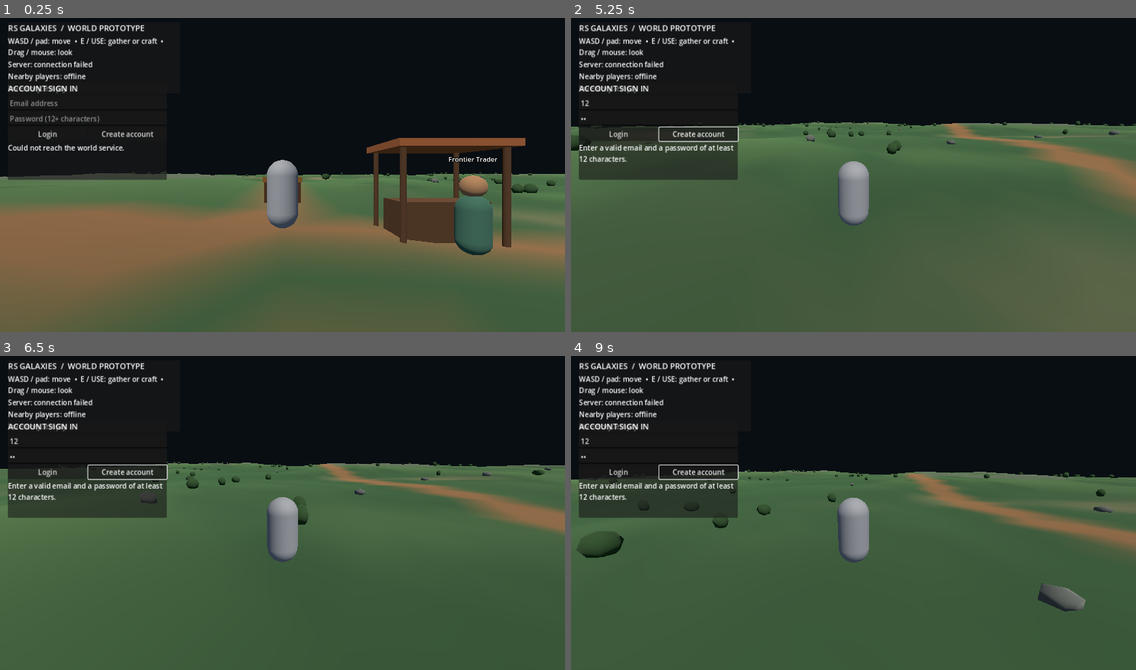
Above: before the commit, frames 1-4 (two rows, left to right).
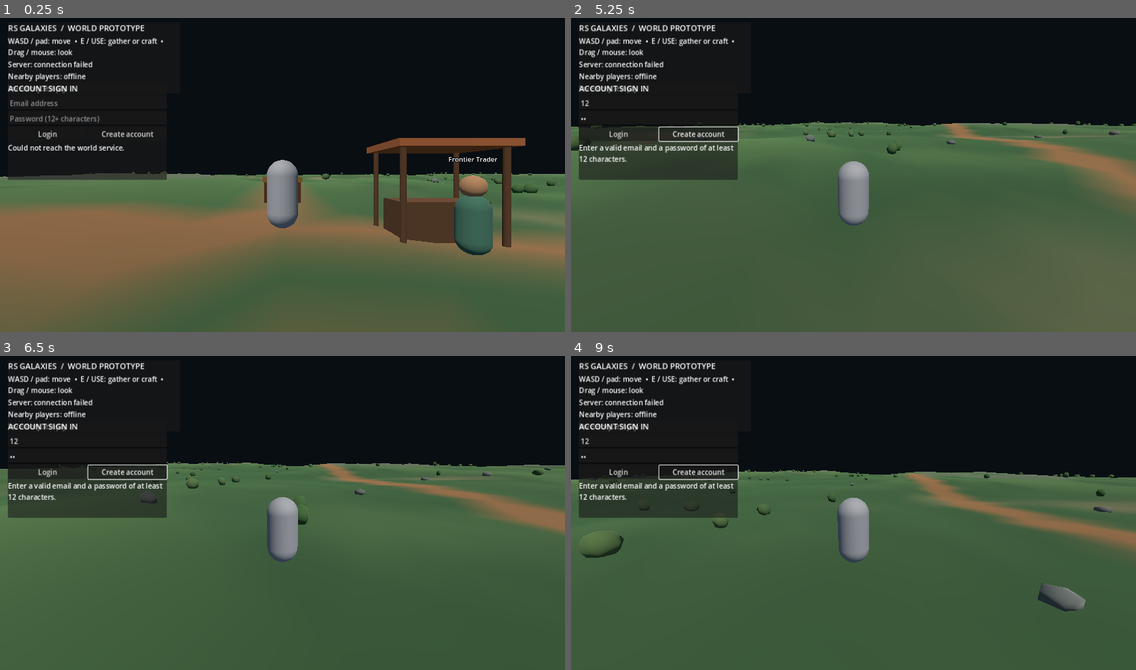
Above: after the commit, the same moments.

Repository: ViViD420/RSGalaxies-
Game: Godot game, scene res://scenes/main.tscn
Same seed, same stepped clock (60 frames per second), same inputs: the game is played once before the commit and once after it.
Inputs (mouse positions are in pixels of both pictures, inside the frame that each line leads up to):
- Up to frame 1 (0.25 s): no input
- Up to frame 2 (5.25 s): click (655, 102) at 0.52 s; type "12" at 0.6 s; click (655, 118) at 0.75 s; type "12" at 0.83 s; click "Login" at 1.25 s; click "Create account" at 2 s; tap Enter at 2.75 s; move the mouse to (881, 171) at 2.77 s; hold W (move_forward) from 2.78 s (still down); tap E (interact) every 0.75 s from 2.85 to 5.1 s; click (881, 171) at 2.92 s; tap Space (jump) at 3.02, 3.77 s; move the mouse to (825, 175) at 3.52 s; move the mouse to (864, 168) at 4.27 s; move the mouse to (847, 178) at 5.02 s; click (847, 178) at 5.17 s
- Up to frame 3 (6.5 s): keep holding W (move_forward); tap Space (jump) at 5.27, 6.02 s; move the mouse to (322, 516) at 5.77 s; tap E (interact) at 5.85 s
- Up to frame 4 (9 s): move the mouse to (808, 506) at 6.52 s; tap E (interact) every 0.75 s from 6.6 to 8.85 s; tap Space (jump) at 6.77, 8.27 s; move the mouse to (859, 509) at 7.27 s; click (859, 509) at 7.42 s; move the mouse to (830, 503) at 8.02 s; release W (move_forward) at 8.03 s; hold D (move_right) 8.03-8.78 s; move the mouse to (881, 509) at 8.77 s; hold W (move_forward) from 8.78 s (still down)

The runs differ from the first frame. In frame 1, less than 0.1% of the frame differs, in the area x 0-95%, y 48-54%; in frame 2, less than 0.1%; in frame 3, less than 0.1%; in frame 4, 0.4%, in the area x 0-97%, y 36-63%.

Commit message:
Add deterministic biome-aware environmental prop colors

Diff:
--- a/client/scripts/world_terrain.gd
+++ b/client/scripts/world_terrain.gd
@@ -228,10 +228,11 @@
 	foliage_mesh.radial_segments = 6
 	foliage_mesh.rings = 3
 	var foliage_material := StandardMaterial3D.new()
-	foliage_material.albedo_color = Color(0.16, 0.27, 0.13)
+	foliage_material.albedo_color = Color.WHITE
+	foliage_material.vertex_color_use_as_albedo = true
 	foliage_material.roughness = 1.0
 	foliage_mesh.material = foliage_material
-	_add_dressing_multimesh("Foliage", foliage_mesh, foliage_transforms, GeometryInstance3D.SHADOW_CASTING_SETTING_OFF)
+	_add_dressing_multimesh("Foliage", foliage_mesh, foliage_transforms, GeometryInstance3D.SHADOW_CASTING_SETTING_OFF, true)
 
 	var rock_mesh := SphereMesh.new()
 	rock_mesh.radius = 0.58
@@ -239,10 +240,11 @@
 	rock_mesh.radial_segments = 5
 	rock_mesh.rings = 2
 	var rock_material := StandardMaterial3D.new()
-	rock_material.albedo_color = Color(0.34, 0.35, 0.32)
+	rock_material.albedo_color = Color.WHITE
+	rock_material.vertex_color_use_as_albedo = true
 	rock_material.roughness = 1.0
 	rock_mesh.material = rock_material
-	_add_dressing_multimesh("Rocks", rock_mesh, rock_transforms, GeometryInstance3D.SHADOW_CASTING_SETTING_ON)
+	_add_dressing_multimesh("Rocks", rock_mesh, rock_transforms, GeometryInstance3D.SHADOW_CASTING_SETTING_ON, false)
 
 
 func _build_dressing_transforms(
@@ -298,17 +300,42 @@
 	node_name: String,
 	mesh: Mesh,
 	transforms: Array[Transform3D],
-	shadow_setting: int
+	shadow_setting: int,
+	foliage_palette: bool
 ) -> void:
 	var multimesh := MultiMesh.new()
 	multimesh.transform_format = MultiMesh.TRANSFORM_3D
 	multimesh.mesh = mesh
+	# Instance color storage must be enabled before allocating instance buffers.
+	multimesh.use_colors = true
 	multimesh.instance_count = transforms.size()
 	for index in range(transforms.size()):
-		multimesh.set_instance_transform(index, transforms[index])
+		var instance_transform := transforms[index]
+		multimesh.set_instance_transform(index, instance_transform)
+		multimesh.set_instance_color(index, _dressing_color_at(instance_transform.origin, foliage_palette))
 
 	var instance := MultiMeshInstance3D.new()
 	instance.name = node_name
 	instance.multimesh = multimesh
 	instance.cast_shadow = shadow_setting
 	add_child(instance)
+
+
+
+func _dressing_color_at(position: Vector3, foliage_palette: bool) -> Color:
+	var moisture := _biome_noise.get_noise_2d(position.x, position.z)
+	if foliage_palette:
+		if moisture > 0.28:
+			var moss_weight := clampf((moisture - 0.28) / 0.55, 0.0, 1.0)
+			return Color(0.16, 0.29, 0.14).lerp(Color(0.30, 0.42, 0.22), moss_weight)
+		if moisture < -0.28:
+			var dry_weight := clampf((-moisture - 0.28) / 0.55, 0.0, 1.0)
+			return Color(0.38, 0.34, 0.20).lerp(Color(0.55, 0.46, 0.27), dry_weight)
+		var transition_weight := clampf((moisture + 0.28) / 0.56, 0.0, 1.0)
+		return Color(0.20, 0.32, 0.16).lerp(Color(0.29, 0.39, 0.21), transition_weight)
+
+	var dry_rock_weight := clampf((-moisture + 0.2) / 1.2, 0.0, 1.0) * 0.35
+	var moss_rock_weight := clampf((moisture + 0.2) / 1.2, 0.0, 1.0) * 0.35
+	var rock_color := Color(0.36, 0.37, 0.35)
+	rock_color = rock_color.lerp(Color(0.45, 0.39, 0.31), dry_rock_weight)
+	return rock_color.lerp(Color(0.31, 0.37, 0.31), moss_rock_weight)
--- a/client/tests/player_controller_smoke_test.gd
+++ b/client/tests/player_controller_smoke_test.gd
@@ -50,6 +50,25 @@
 	var rock_instance := terrain.get_node_or_null("Rocks") as MultiMeshInstance3D
 	if foliage_instance == null or rock_instance == null or foliage_instance.multimesh == null or rock_instance.multimesh == null:
 		_fail("Deterministic environmental foliage and rock MultiMeshes were not created.")
+		return
+	if not foliage_instance.multimesh.is_using_colors() or not rock_instance.multimesh.is_using_colors():
+		_fail("Environmental dressing MultiMeshes must enable per-instance biome color data.")
+		return
+	var prop_palette: Dictionary = {}
+	for sample_x in range(-100, 101, 20):
+		for sample_z in range(-100, 101, 20):
+			var sample_height := float(terrain.call("get_height_at", float(sample_x), float(sample_z)))
+			var sample_color: Color = terrain.call("_dressing_color_at", Vector3(float(sample_x), sample_height, float(sample_z)), true)
+			var color_key := "%.2f|%.2f|%.2f" % [sample_color.r, sample_color.g, sample_color.b]
+			prop_palette[color_key] = true
+	if prop_palette.size() < 3:
+		_fail("Environmental foliage palette did not produce distinct wet, transition and dry-region color variation.")
+		return
+	var color_position := Vector3(18.0, float(terrain.call("get_height_at", 18.0, -42.0)), -42.0)
+	var dressing_color_a: Color = terrain.call("_dressing_color_at", color_position, true)
+	var dressing_color_b: Color = terrain.call("_dressing_color_at", color_position, true)
+	if not is_equal_approx(dressing_color_a.r, dressing_color_b.r) or not is_equal_approx(dressing_color_a.g, dressing_color_b.g) or not is_equal_approx(dressing_color_a.b, dressing_color_b.b):
+		_fail("Environmental per-instance biome color sampling is not deterministic.")
 		return
 	if foliage_instance.multimesh.instance_count < 100 or rock_instance.multimesh.instance_count < 20:
 		_fail("Environmental dressing produced too few valid instances; foliage=%s rocks=%s." % [foliage_instance.multimesh.instance_count, rock_instance.multimesh.instance_count])
